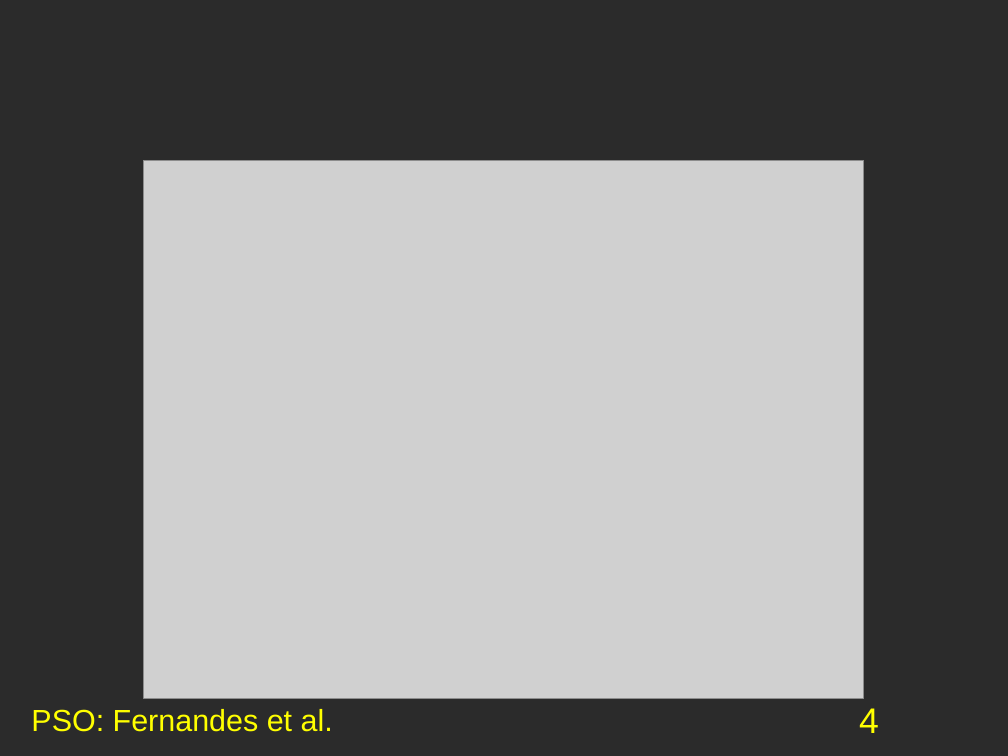
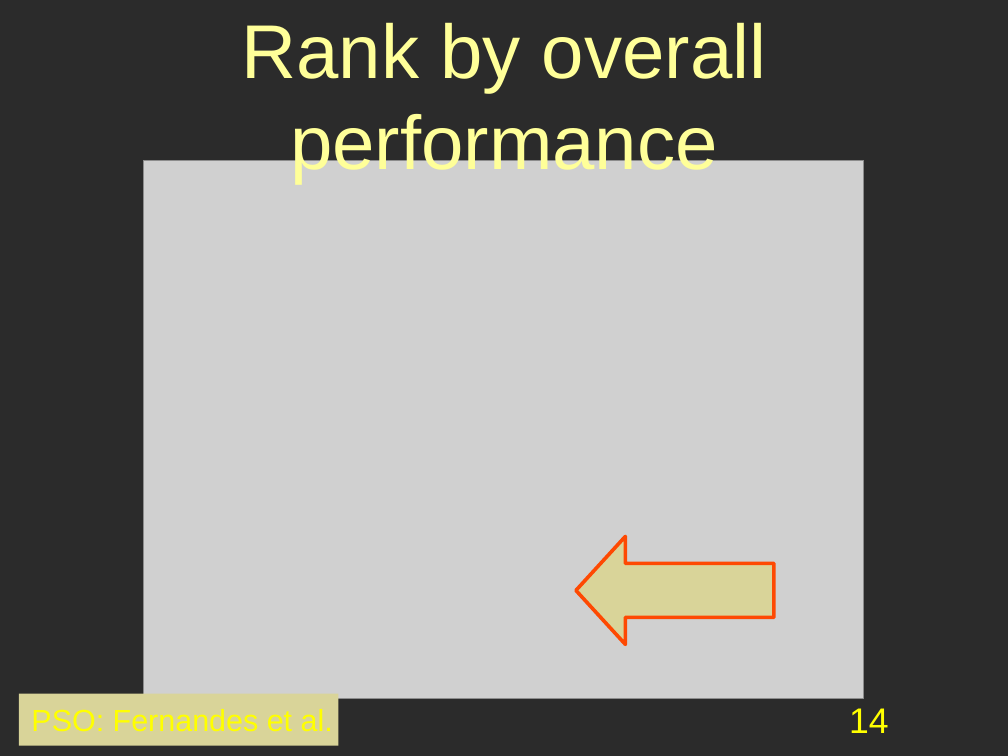
Before and after one commit to geneura/papers, a slide deck: slide 14 of 2013/CEC/PSO/pso-cec2013.odp (slide 4 before the commit). Drawn at 1008x756 pixels with LibreOffice and Linux fonts; fonts in the diff are those of the drawing; grey boxes stand for pictures; background and template pictures are left out; a plain dark background stands for a picture behind light text. Boxes give left, top, right and bottom in pixels: in the first picture for what was removed or moved away, otherwise in the second. Text is boxed around its words. In the diff, an @@ line names an element or a change of style, - is before the commit and + after.

```diff
--- a/2013/CEC/PSO/pso-cec2013.odp
+++ b/2013/CEC/PSO/pso-cec2013.odp
@@ title added at box(241, 22, 766, 183), 60 pt, text #FFFF99 @@
+Rank by overall performance
@@ left arrow added at box(576, 537, 775, 645), fill #D9D499, outline #FE4902 2.83 pt @@
@@ rectangle "PSO: Fernandes et al.": place and size @@
-rectangle "PSO: Fernandes et al." at box(31, 709, 333, 732)
+rectangle "PSO: Fernandes et al." at box(19, 693, 338, 745)
@@ rectangle "PSO: Fernandes et al." at box(19, 693, 338, 745): fill none to #D9D499 @@
@@ page number at box(849, 708, 889, 733): text changed @@
-4
+14
```
Also in this commit, not shown: 4 other slides changed, 12 slides added.
